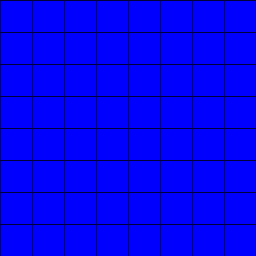
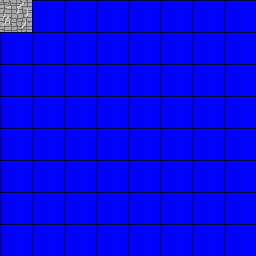
Layer changes from the first 256x256 image to the second:
added layer "Layer 2" above "Layer 1" over box(0, 0, 32, 32)
painted on "Layer 1" over box(0, 0, 32, 32)
